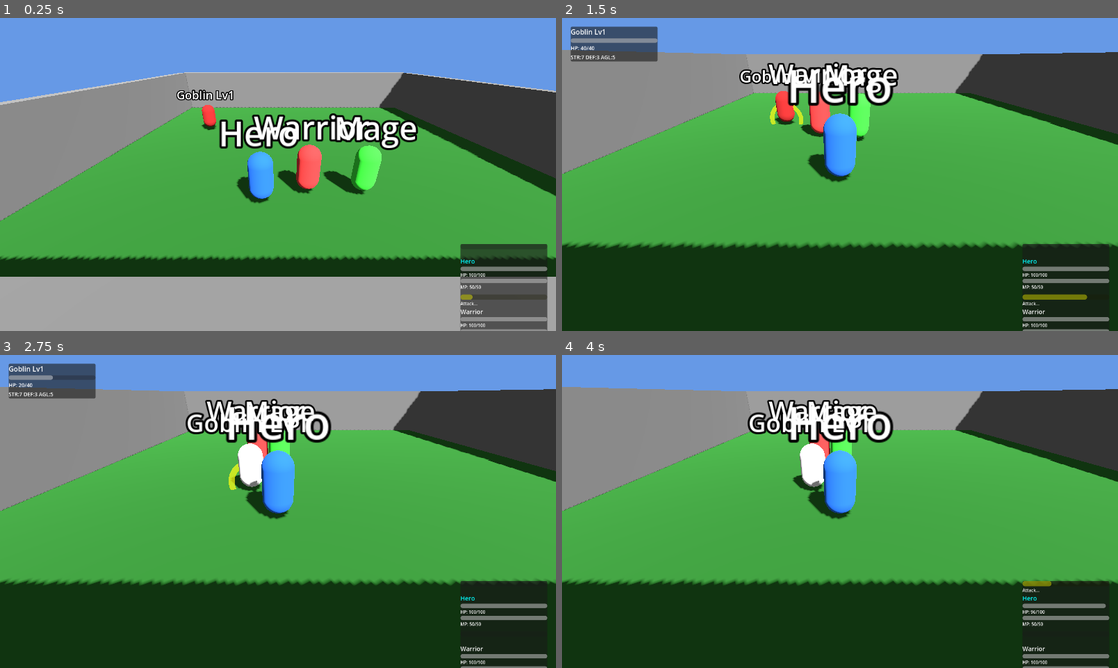
Above: before the commit, frames 1-4 (two rows, left to right).
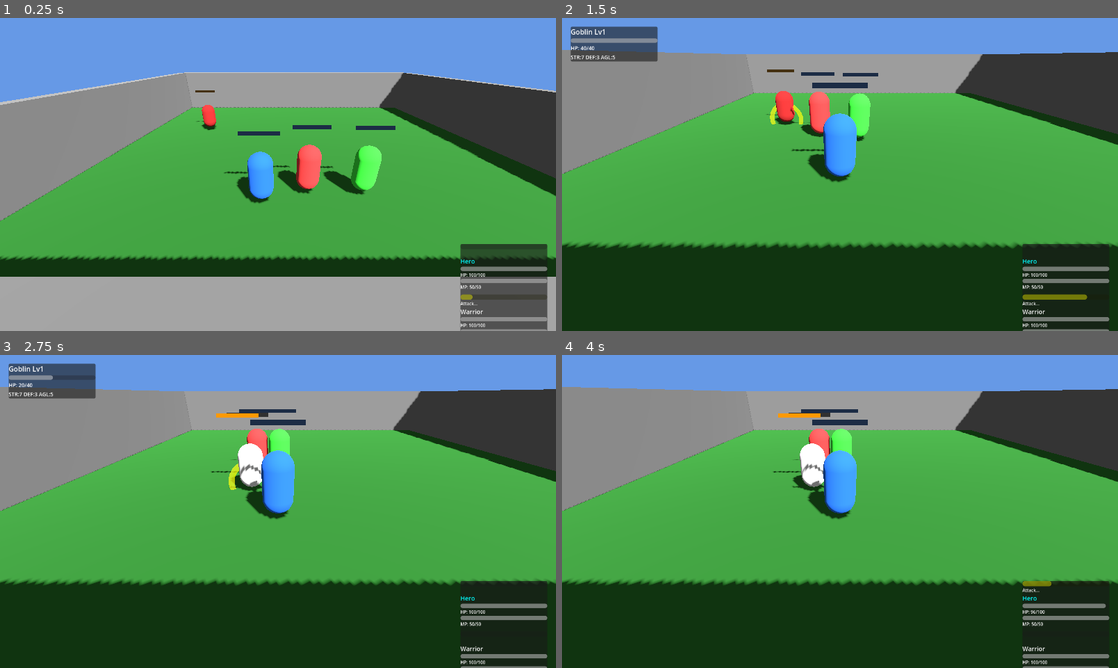
Above: after the commit, the same moments.

Repository: sphenlee/gauntlet
Game: Godot game, scene res://scenes/main.tscn
Same seed, same stepped clock (60 frames per second), same inputs: the game is played once before the commit and once after it.
Inputs:
- Up to frame 1 (0.25 s): no input
- Up to frame 2 (1.5 s): tap Enter (action_confirm) at 0.5 s; hold D (move_right) 0.53-1.28 s; hold Enter (action_confirm) 0.53-1.28 s; hold S (move_down) from 1.28 s (still down); tap E (enemy_select_next) at 1.35 s
- Up to frame 3 (2.75 s): release S (move_down) at 2.03 s; hold D (move_right) from 2.03 s (still down); hold Q (enemy_select_prev) from 2.03 s (still down)
- Up to frame 4 (4 s): release D (move_right) at 2.78 s; release Q (enemy_select_prev) at 2.78 s; hold W (move_up) 2.78-3.53 s; tap Tab (leader_switch_next) at 2.85 s; tap Enter (action_confirm) at 3.5 s; hold A (move_left) from 3.53 s (still down); hold Enter (action_confirm) from 3.53 s (still down)

The runs differ from the first frame. In frame 1, 3.1% of the frame differs, in the area x 31-76%, y 22-50%; in frame 2, 2.6%; in frame 3, 2.7%; in frame 4, 2.7%.

Commit message:
Replace text labels with 3D HP bars above characters and enemies
- Remove Label3D name labels from characters and enemies
- Add billboarded HP bar (dark background + colored fill) above each entity
- Character HP bars are blue, enemy HP bars are orange
- HP bar fill scales and drains from right as HP decreases
- Bar updates every physics frame

Co-authored-by: Copilot <223556219+Copilot@users.noreply.github.com>

Diff:
--- a/project.godot
+++ b/project.godot
@@ -1,3 +1,11 @@
+; Engine configuration file.
+; It's best edited using the editor UI and not directly,
+; since the parameters that go here are not all obvious.
+;
+; Format:
+;   [section] ; section goes between []
+;   param=value ; assign values to parameters
+
 config_version=5
 
 [application]
@@ -15,59 +23,83 @@
 
 move_left={
 "deadzone": 0.2,
-"events": [Object(InputEventKey,"resource_local_to_scene":fa …(209 unchanged characters)… "location":0,"echo":false,"script":null), Object(InputEventJoypadMotion,"resource_local_to_scene":false,"resource_name":"","device":-1,"axis":0,"axis_value":-1.0,"script":null)]
+"events": [Object(InputEventKey,"resource_local_to_scene":fa …(209 unchanged characters)… "location":0,"echo":false,"script":null)
+, Object(InputEventJoypadMotion,"resource_local_to_scene":false,"resource_name":"","device":-1,"axis":0,"axis_value":-1.0,"script":null)
+]
 }
 move_right={
 "deadzone": 0.2,
-"events": [Object(InputEventKey,"resource_local_to_scene":fa …(209 unchanged characters)… "location":0,"echo":false,"script":null), Object(InputEventJoypadMotion,"resource_local_to_scene":false,"resource_name":"","device":-1,"axis":0,"axis_value":1.0,"script":null)]
+"events": [Object(InputEventKey,"resource_local_to_scene":fa …(209 unchanged characters)… "location":0,"echo":false,"script":null)
+, Object(InputEventJoypadMotion,"resource_local_to_scene":false,"resource_name":"","device":-1,"axis":0,"axis_value":1.0,"script":null)
+]
 }
 move_up={
 "deadzone": 0.2,
-"events": [Object(InputEventKey,"resource_local_to_scene":fa …(209 unchanged characters)… "location":0,"echo":false,"script":null), Object(InputEventJoypadMotion,"resource_local_to_scene":false,"resource_name":"","device":-1,"axis":1,"axis_value":-1.0,"script":null)]
+"events": [Object(InputEventKey,"resource_local_to_scene":fa …(209 unchanged characters)… "location":0,"echo":false,"script":null)
+, Object(InputEventJoypadMotion,"resource_local_to_scene":false,"resource_name":"","device":-1,"axis":1,"axis_value":-1.0,"script":null)
+]
 }
 move_down={
 "deadzone": 0.2,
-"events": [Object(InputEventKey,"resource_local_to_scene":fa …(209 unchanged characters)… "location":0,"echo":false,"script":null), Object(InputEventJoypadMotion,"resource_local_to_scene":false,"resource_name":"","device":-1,"axis":1,"axis_value":1.0,"script":null)]
+"events": [Object(InputEventKey,"resource_local_to_scene":fa …(209 unchanged characters)… "location":0,"echo":false,"script":null)
+, Object(InputEventJoypadMotion,"resource_local_to_scene":false,"resource_name":"","device":-1,"axis":1,"axis_value":1.0,"script":null)
+]
 }
 camera_left={
 "deadzone": 0.3,
-"events": [Object(InputEventJoypadMotion,"resource_local_to_scene":false,"resource_name":"","device":-1,"axis":2,"axis_value":-1.0,"script":null)]
+"events": [Object(InputEventJoypadMotion,"resource_local_to_scene":false,"resource_name":"","device":-1,"axis":2,"axis_value":-1.0,"script":null)
+]
 }
 camera_right={
 "deadzone": 0.3,
-"events": [Object(InputEventJoypadMotion,"resource_local_to_scene":false,"resource_name":"","device":-1,"axis":2,"axis_value":1.0,"script":null)]
+"events": [Object(InputEventJoypadMotion,"resource_local_to_scene":false,"resource_name":"","device":-1,"axis":2,"axis_value":1.0,"script":null)
+]
 }
 camera_up={
 "deadzone": 0.3,
-"events": [Object(InputEventJoypadMotion,"resource_local_to_scene":false,"resource_name":"","device":-1,"axis":3,"axis_value":-1.0,"script":null)]
+"events": [Object(InputEventJoypadMotion,"resource_local_to_scene":false,"resource_name":"","device":-1,"axis":3,"axis_value":-1.0,"script":null)
+]
 }
 camera_down={
 "deadzone": 0.3,
-"events": [Object(InputEventJoypadMotion,"resource_local_to_scene":false,"resource_name":"","device":-1,"axis":3,"axis_value":1.0,"script":null)]
+"events": [Object(InputEventJoypadMotion,"resource_local_to_scene":false,"resource_name":"","device":-1,"axis":3,"axis_value":1.0,"script":null)
+]
 }
 action_confirm={
 "deadzone": 0.2,
-"events": [Object(InputEventKey,"resource_local_to_scene":fa …(214 unchanged characters)… "location":0,"echo":false,"script":null), Object(InputEventKey,"resource_local_to_scene":false,"resource_name":"","device":-1,"window_id":0,"alt_pressed":false,"shift_pressed":false,"ctrl_pressed":false,"meta_pressed":false,"pressed":false,"keycode":0,"physical_keycode":32,"key_label":0,"unicode":0,"location":0,"echo":false,"script":null), Object(InputEventJoypadButton,"resource_local_to_scene":false,"resource_name":"","device":-1,"button_index":0,"pressure":0.0,"pressed":false,"script":null)]
+"events": [Object(InputEventKey,"resource_local_to_scene":fa …(214 unchanged characters)… "location":0,"echo":false,"script":null)
+, Object(InputEventKey,"resource_local_to_scene":false,"resource_name":"","device":-1,"window_id":0,"alt_pressed":false,"shift_pressed":false,"ctrl_pressed":false,"meta_pressed":false,"pressed":false,"keycode":0,"physical_keycode":32,"key_label":0,"unicode":0,"location":0,"echo":false,"script":null)
+, Object(InputEventJoypadButton,"resource_local_to_scene":false,"resource_name":"","device":-1,"button_index":0,"pressure":0.0,"pressed":false,"script":null)
+]
 }
 action_cancel={
 "deadzone": 0.2,
-"events": [Object(InputEventKey,"resource_local_to_scene":fa …(214 unchanged characters)… "location":0,"echo":false,"script":null), Object(InputEventJoypadButton,"resource_local_to_scene":false,"resource_name":"","device":-1,"button_index":1,"pressure":0.0,"pressed":false,"script":null)]
+"events": [Object(InputEventKey,"resource_local_to_scene":fa …(214 unchanged characters)… "location":0,"echo":false,"script":null)
+, Object(InputEventJoypadButton,"resource_local_to_scene":false,"resource_name":"","device":-1,"button_index":1,"pressure":0.0,"pressed":false,"script":null)
+]
 }
 enemy_select_next={
 "deadzone": 0.2,
-"events": [Object(InputEventKey,"resource_local_to_scene":fa …(209 unchanged characters)… "location":0,"echo":false,"script":null), Object(InputEventJoypadButton,"resource_local_to_scene":false,"resource_name":"","device":-1,"button_index":14,"pressure":0.0,"pressed":false,"script":null)]
+"events": [Object(InputEventKey,"resource_local_to_scene":fa …(209 unchanged characters)… "location":0,"echo":false,"script":null)
+, Object(InputEventJoypadButton,"resource_local_to_scene":false,"resource_name":"","device":-1,"button_index":14,"pressure":0.0,"pressed":false,"script":null)
+]
 }
 enemy_select_prev={
 "deadzone": 0.2,
-"events": [Object(InputEventKey,"resource_local_to_scene":fa …(209 unchanged characters)… "location":0,"echo":false,"script":null), Object(InputEventJoypadButton,"resource_local_to_scene":false,"resource_name":"","device":-1,"button_index":13,"pressure":0.0,"pressed":false,"script":null)]
+"events": [Object(InputEventKey,"resource_local_to_scene":fa …(209 unchanged characters)… "location":0,"echo":false,"script":null)
+, Object(InputEventJoypadButton,"resource_local_to_scene":false,"resource_name":"","device":-1,"button_index":13,"pressure":0.0,"pressed":false,"script":null)
+]
 }
 leader_switch_next={
 "deadzone": 0.2,
-"events": [Object(InputEventKey,"resource_local_to_scene":fa …(214 unchanged characters)… "location":0,"echo":false,"script":null), Object(InputEventJoypadButton,"resource_local_to_scene":false,"resource_name":"","device":-1,"button_index":12,"pressure":0.0,"pressed":false,"script":null)]
+"events": [Object(InputEventKey,"resource_local_to_scene":fa …(214 unchanged characters)… "location":0,"echo":false,"script":null)
+, Object(InputEventJoypadButton,"resource_local_to_scene":false,"resource_name":"","device":-1,"button_index":12,"pressure":0.0,"pressed":false,"script":null)
+]
 }
 leader_switch_prev={
 "deadzone": 0.2,
-"events": [Object(InputEventJoypadButton,"resource_local_to_scene":false,"resource_name":"","device":-1,"button_index":11,"pressure":0.0,"pressed":false,"script":null)]
+"events": [Object(InputEventJoypadButton,"resource_local_to_scene":false,"resource_name":"","device":-1,"button_index":11,"pressure":0.0,"pressed":false,"script":null)
+]
 }
 
 [rendering]
--- a/scripts/enemy.gd
+++ b/scripts/enemy.gd
@@ -25,7 +25,7 @@
 var party_members: Array = []
 var mesh: MeshInstance3D
 var collision: CollisionShape3D
-var name_label: Label3D
+var hp_bar_fill: MeshInstance3D
 
 func _ready() -> void:
 	for child in get_children():
@@ -33,10 +33,10 @@
 			mesh = child
 		elif child is CollisionShape3D:
 			collision = child
-		elif child is Label3D:
-			name_label = child
-	if stats and name_label:
-		name_label.text = stats.character_name
+		elif child.name == "HPBar":
+			for sub in child.get_children():
+				if sub.name == "Fill":
+					hp_bar_fill = sub
 	think_timer = randf_range(0.5, think_delay)
 
 func _physics_process(delta: float) -> void:
@@ -55,6 +55,13 @@
 			_handle_acting(delta)
 
 	move_and_slide()
+	_update_hp_bar()
+
+func _update_hp_bar() -> void:
+	if hp_bar_fill and stats:
+		var ratio = clampf(float(stats.current_hp) / float(stats.max_hp), 0.0, 1.0)
+		hp_bar_fill.scale.x = ratio
+		hp_bar_fill.position.x = -(1.0 - ratio) * 0.6
 
 func _handle_idle(delta: float) -> void:
 	velocity.x = move_toward(velocity.x, 0, move_speed)
--- a/scripts/main.gd
+++ b/scripts/main.gd
@@ -97,16 +97,46 @@
 	mesh_inst.position.y = 0.8
 	character.add_child(mesh_inst)
 
-	# Name label
-	var label = Label3D.new()
-	label.text = char_name
-	label.position.y = 2.2
-	label.billboard = BaseMaterial3D.BILLBOARD_ENABLED
-	label.font_size = 48
-	label.pixel_size = 0.02
-	character.add_child(label)
+	# HP bar
+	_add_hp_bar(character, Color(0.2, 0.5, 1.0))
 
 	return character
+
+func _add_hp_bar(entity: CharacterBody3D, color: Color) -> void:
+	var bar_root = Node3D.new()
+	bar_root.name = "HPBar"
+	bar_root.position.y = 2.2
+
+	# Background quad
+	var bg = MeshInstance3D.new()
+	bg.name = "Background"
+	var bg_quad = QuadMesh.new()
+	bg_quad.size = Vector2(1.2, 0.12)
+	bg.mesh = bg_quad
+	var bg_mat = StandardMaterial3D.new()
+	bg_mat.albedo_color = Color(0.1, 0.1, 0.1, 0.8)
+	bg_mat.transparency = BaseMaterial3D.TRANSPARENCY_ALPHA
+	bg_mat.shading_mode = BaseMaterial3D.SHADING_MODE_UNSHADED
+	bg_mat.billboard_mode = BaseMaterial3D.BILLBOARD_ENABLED
+	bg.set_surface_override_material(0, bg_mat)
+	bar_root.add_child(bg)
+
+	# Fill quad
+	var fill = MeshInstance3D.new()
+	fill.name = "Fill"
+	var fill_quad = QuadMesh.new()
+	fill_quad.size = Vector2(1.2, 0.12)
+	fill.mesh = fill_quad
+	var fill_mat = StandardMaterial3D.new()
+	fill_mat.albedo_color = color
+	fill_mat.shading_mode = BaseMaterial3D.SHADING_MODE_UNSHADED
+	fill_mat.billboard_mode = BaseMaterial3D.BILLBOARD_ENABLED
+	fill.set_surface_override_material(0, fill_mat)
+	# Offset slightly forward so it renders on top of background
+	fill.position.z = -0.001
+	bar_root.add_child(fill)
+
+	entity.add_child(bar_root)
 
 func _build_camera() -> void:
 	camera_controller = CameraController.new()
@@ -238,14 +268,8 @@
 	mesh_inst.position.y = 0.7
 	enemy.add_child(mesh_inst)
 
-	# Name label
-	var label = Label3D.new()
-	label.text = stats.character_name
-	label.position.y = 2.0
-	label.billboard = BaseMaterial3D.BILLBOARD_ENABLED
-	label.font_size = 36
-	label.pixel_size = 0.02
-	enemy.add_child(label)
+	# HP bar
+	_add_hp_bar(enemy, Color(1.0, 0.6, 0.0))
 
 	return enemy
 
--- a/scripts/player_character.gd
+++ b/scripts/player_character.gd
@@ -29,7 +29,7 @@
 var gravity: float = ProjectSettings.get_setting("physics/3d/default_gravity")
 var mesh: MeshInstance3D
 var collision: CollisionShape3D
-var name_label: Label3D
+var hp_bar_fill: MeshInstance3D
 
 func _ready() -> void:
 	# Find child nodes created programmatically
@@ -38,10 +38,10 @@
 			mesh = child
 		elif child is CollisionShape3D:
 			collision = child
-		elif child is Label3D:
-			name_label = child
-	if stats and name_label:
-		name_label.text = stats.character_name
+		elif child.name == "HPBar":
+			for sub in child.get_children():
+				if sub.name == "Fill":
+					hp_bar_fill = sub
 
 func _physics_process(delta: float) -> void:
 	if state == State.DEAD:
@@ -60,6 +60,14 @@
 			_handle_acting(delta)
 
 	move_and_slide()
+	_update_hp_bar()
+
+func _update_hp_bar() -> void:
+	if hp_bar_fill and stats:
+		var ratio = clampf(float(stats.current_hp) / float(stats.max_hp), 0.0, 1.0)
+		hp_bar_fill.scale.x = ratio
+		# Shift left so bar drains from right
+		hp_bar_fill.position.x = -(1.0 - ratio) * 0.6
 
 func _handle_idle(_delta: float) -> void:
 	if is_leader:
Not shown, added: icon.svg.import
Not shown, added: resources/character_stats.gd.uid
Not shown, added: scripts/arena.gd.uid
Not shown, added: scripts/camera_controller.gd.uid
Not shown, added: scripts/enemy.gd.uid
Not shown, added: scripts/main.gd.uid
Not shown, added: scripts/player_character.gd.uid
Not shown, added: scripts/ui/character_info.gd.uid
Not shown, added: scripts/ui/command_menu.gd.uid
Not shown, added: scripts/ui/enemy_info.gd.uid
